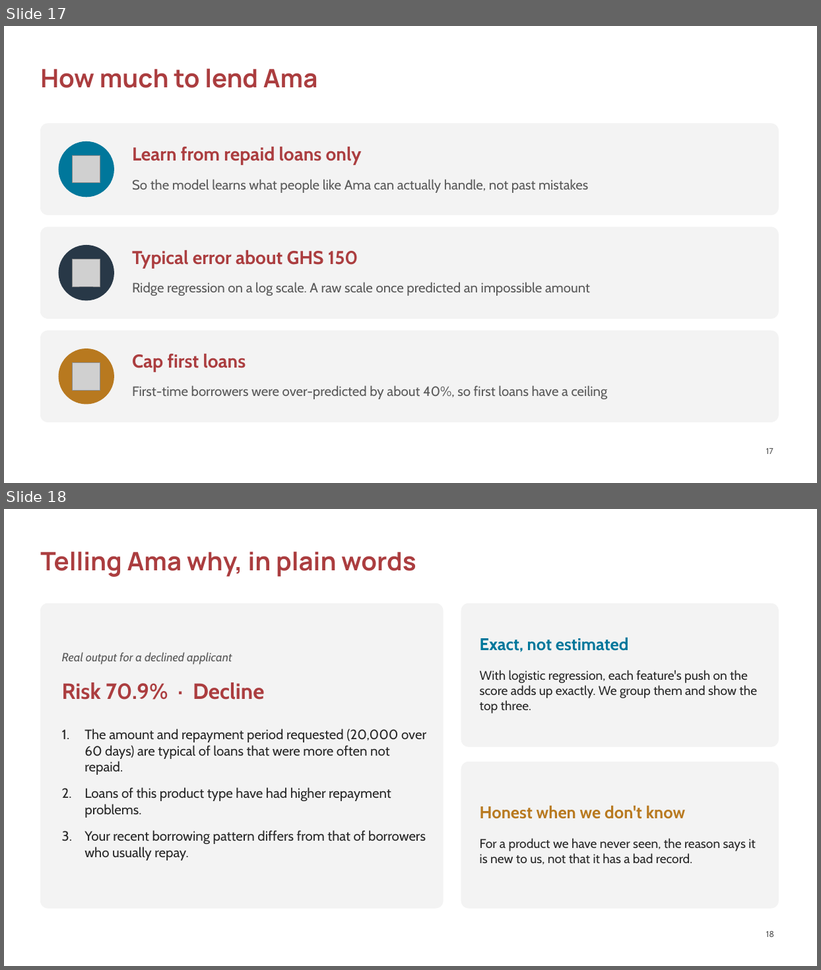
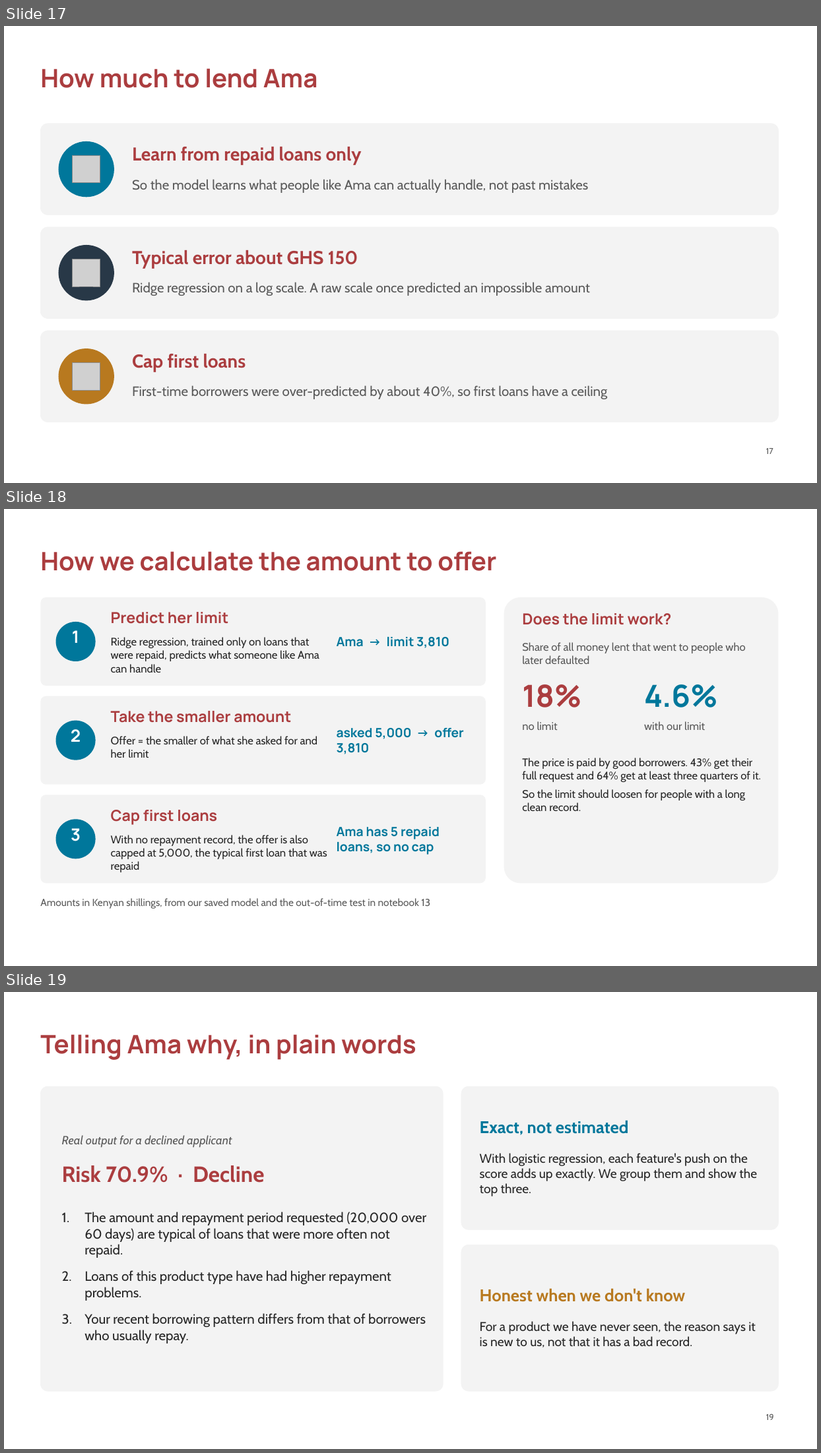
Before and after one commit to ASU-MICS-2028/mle-group-3-prosit-2, a slide deck: slides/NkwaPay_Debrief_Lesson.pptx. Shown one above the other, each under a label of ours: slides 17 and 18 before the commit, slides 17, 18 and 19 after it. The pictures are 821x970 and 821x1453 pixels, drawn with LibreOffice and Linux fonts; fonts in the diff are those of the drawing; grey boxes stand for pictures; background and template pictures are left out. Boxes give left, top, right and bottom in pixels: in the first picture for what was removed or moved away, otherwise in the second. Text is boxed around its words. In the diff, an @@ line names an element or a change of style, - is before the commit and + after.

```diff
--- a/slides/NkwaPay_Debrief_Lesson.pptx
+++ b/slides/NkwaPay_Debrief_Lesson.pptx
@@ slide 18 added at [4,509,817,966], background #FFFFFF @@
@@ title added at [40,551,496,571], 30 pt, text #AB3D3F, bold @@
+How we calculate the amount to offer
@@ rounded rectangle added at [40,597,486,686], fill #F3F3F3 @@
@@ rounded rectangle added at [504,597,779,883], fill #F3F3F3 @@
@@ ellipse added at [56,622,96,661], fill #00779B @@
@@ text added at [111,612,228,624], 18 pt, text #AB3D3F, bold @@
+Predict her limit
@@ text added at [522,613,672,625], 18 pt, text #AB3D3F, bold @@
+Does the limit work?
@@ text added at [72,630,79,643], 20 pt, text #FFFFFF, bold @@
+1
@@ text added at [111,637,319,673], 13 pt, text #262626 @@
+Ridge regression, trained only on loans that were repaid, predicts what someone like Ama can handle
@@ text added at [337,637,450,648], 15 pt, text #00779B, bold @@
+Ama → limit 3,810
@@ text added at [522,642,745,664], 13 pt, text #595959 @@
+Share of all money lent that went to people who later defaulted
@@ text added at [522,685,582,708], 36 pt, text #AB3D3F, bold @@
+18%
@@ text added at [644,685,717,708], 36 pt, text #00779B, bold @@
+4.6%
@@ rounded rectangle added at [40,696,486,785], fill #F3F3F3 @@
@@ ellipse added at [56,721,96,760], fill #00779B @@
@@ text added at [111,711,291,723], 18 pt, text #AB3D3F, bold @@
+Take the smaller amount
@@ text added at [522,722,558,730], 13 pt, text #595959 @@
+no limit
@@ text added at [644,722,705,730], 13 pt, text #595959 @@
+with our limit
@@ text added at [71,729,81,742], 20 pt, text #FFFFFF, bold @@
+2
@@ text added at [111,736,318,758], 13 pt, text #262626 @@
+Offer = the smaller of what she asked for and her limit
@@ text added at [337,728,464,755], 15 pt, text #00779B, bold @@
+asked 5,000 → offer 3,810
@@ text added at [522,758,762,811], 13 pt, text #262626 @@
+The price is paid by good borrowers. 43% get their full request and 64% get at least three quarters of it.
+So the limit should loosen for people with a long clean record.
@@ rounded rectangle added at [40,795,486,883], fill #F3F3F3 @@
@@ ellipse added at [56,819,96,859], fill #00779B @@
@@ text added at [111,810,217,825], 18 pt, text #AB3D3F, bold @@
+Cap first loans
@@ text added at [71,828,81,842], 20 pt, text #FFFFFF, bold @@
+3
@@ text added at [111,835,327,873], 13 pt, text #262626 @@
+With no repayment record, the offer is also capped at 5,000, the typical first loan that was repaid
@@ text added at [337,827,440,855], 15 pt, text #00779B, bold @@
+Ama has 5 repaid loans, so no cap
@@ text added at [40,898,430,909], 12 pt, text #595959 @@
+Amounts in Kenyan shillings, from our saved model and the out-of-time test in notebook 13
@@ what was slide 18 is now slide 19 @@
```
